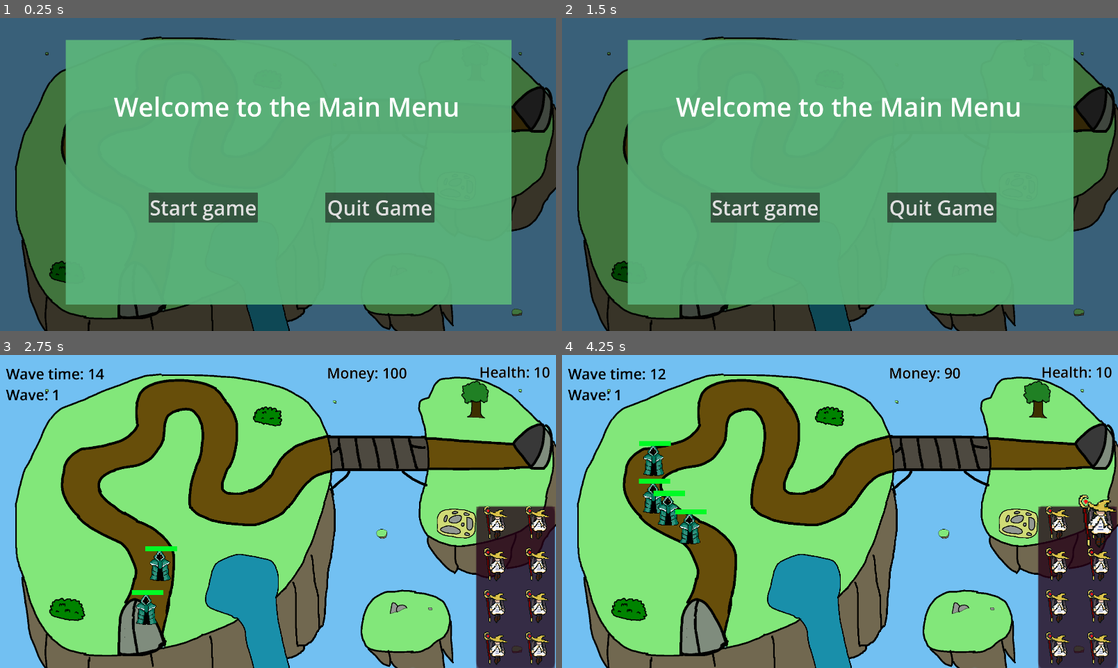
Above: before the commit, frames 1-4 (two rows, left to right).
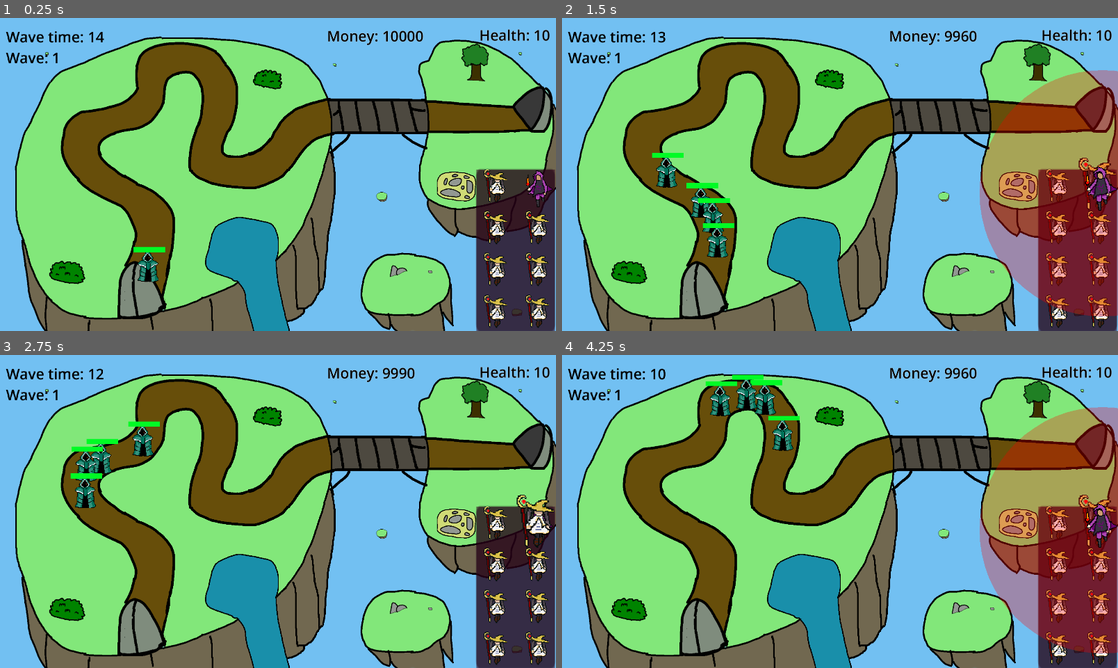
Above: after the commit, the same moments.

Repository: EricFergs/Frieren-tower-defense
Game: Godot game, scene res://main.tscn
Two runs of this game, one before a commit and one after it. Both use one fixed random seed, a clock stepped at 60 frames per second and the inputs below. Before the commit the project starts from res://MainMenu.tscn.
Inputs (mouse positions are in pixels of both pictures, inside the frame that each line leads up to):
- Up to frame 1 (0.25 s): no input
- Up to frame 2 (1.5 s): click (1062, 187) at 0.52 s; click (1101, 187) at 1.27 s
- Up to frame 3 (2.75 s): click (205, 545) at 2 s, where only the run before the commit has a clickable "Start game"
- Up to frame 4 (4.25 s): click (1062, 524) at 2.75 s; click (1101, 524) at 3.52 s

The runs differ from the first frame. In frame 1, 98% of the frame differs, in the area x 0-100%, y 0-100%; in frame 2, 99%; in frame 3, 2.8%; in frame 4, 19%.

Commit message:
Added the new purple mage tower
The purple mage towers shoots fireballs which will deal AOE damage to the enemies caught in the explosion.

Diff:
--- a/Enemies/enemy1.tscn
+++ b/Enemies/enemy1.tscn
@@ -2,7 +2,6 @@
 
 [ext_resource type="Texture2D" uid="uid://4sbys2c8oxa" path="res://Enemies/dark magetrans.png" id="1_67jt6"]
 [ext_resource type="Script" path="res://Enemies/enemy_1.gd" id="1_swflq"]
-
 
 [sub_resource type="RectangleShape2D" id="RectangleShape2D_x15hf"]
 size = Vector2(73, 106)
--- a/Enemies/enemy_1.gd
+++ b/Enemies/enemy_1.gd
@@ -10,6 +10,6 @@
 # Called every frame. 'delta' is the elapsed time since the previous frame.
 func _process(delta: float) -> void:
 	$ProgressBar.value = health
-	if health == 0:
+	if health <= 0:
 		Global.money += 10
-		self.queue_free()
+		get_parent().get_parent().queue_free()
--- a/UI/control.gd
+++ b/UI/control.gd
@@ -5,9 +5,10 @@
 @onready var tower_scene: PackedScene = preload("res://Towers/tower1.tscn")  # Replace with your actual tower scene path
 var placing = false
 var tower_instance: Node2D = null
-
+const PURPLEMAGE = preload("res://purplemage.tscn")
 @onready var money: Label = $"../Money"
 var placeable = false
+var current_cost = 10
 # Called when the node enters the scene tree for the first time.
 func _ready() -> void:
 	pass # Replace with function body.
@@ -33,6 +34,7 @@
 func _on_texture_button_pressed() -> void:
 	if Global.money >= 10:
 		Global.money -= 10
+		current_cost = 10
 		if not placing:  # Start placing the tower
 			tower_instance = tower_scene.instantiate()  # Create an instance of the tower
 			placing = true  # Set placing to true
@@ -52,4 +54,17 @@
 				tower_instance.queue_free()
 				placing = false
 				tower_instance = null  # Clear the reference to the tower instance
-				Global.money += 10
+				Global.money += current_cost
+
+
+
+func _on_purplemage_pressed() -> void:
+	if Global.money >= 30:
+		Global.money -= 30
+		current_cost = 30
+		if not placing:  # Start placing the tower
+			tower_instance = PURPLEMAGE.instantiate()  # Create an instance of the tower
+			placing = true  # Set placing to true
+			placeable = true
+			get_tree().current_scene.add_child(tower_instance) # Add the tower instance to the scene
+		# The tower follows the mouse in _process()
--- a/UI/global.gd
+++ b/UI/global.gd
@@ -1,3 +1,3 @@
 extends Node
 
-var money = 100
+var money = 10000
--- a/UI/waveStruct.json
+++ b/UI/waveStruct.json
@@ -21,7 +21,36 @@
 		{ "type": "fireman", "spawn_time": 7.5, "count" : 1},
 		{ "type": "fireman", "spawn_time": 5, "count" : 1}
 	  ]
+	},
+	{
+	  "wave_number": 3,
+	  "duration": 30,
+	  "enemies": [
+		{ "type": "fireman", "spawn_time": 30, "count" : 1},
+		{ "type": "fireman", "spawn_time": 29, "count" : 1},
+		{ "type": "fireman", "spawn_time": 28, "count" : 1},
+		{ "type": "fireman", "spawn_time": 27, "count" : 1},
+		{ "type": "fireman", "spawn_time": 26, "count" : 1},
+		{ "type": "fireman", "spawn_time": 25, "count" : 1},
+		{ "type": "fireman", "spawn_time": 24, "count" : 1},
+		{ "type": "fireman", "spawn_time": 23, "count" : 1},
+		{ "type": "fireman", "spawn_time": 22, "count" : 1},
+		{ "type": "fireman", "spawn_time": 21, "count" : 1},
+		{ "type": "fireman", "spawn_time": 20, "count" : 1},
+		{ "type": "fireman", "spawn_time": 19, "count" : 1},
+		{ "type": "fireman", "spawn_time": 15, "count" : 1},
+		{ "type": "fireman", "spawn_time": 14.5, "count" : 1},
+		{ "type": "fireman", "spawn_time": 14.3, "count" : 1},
+		{ "type": "fireman", "spawn_time": 14, "count" : 1},
+		{ "type": "fireman", "spawn_time": 8, "count" : 1},
+		{ "type": "fireman", "spawn_time": 7.5, "count" : 1},
+		{ "type": "fireman", "spawn_time": 5, "count" : 1},
+		{ "type": "fireman", "spawn_time": 8, "count" : 1},
+		{ "type": "fireman", "spawn_time": 7.5, "count" : 1},
+		{ "type": "fireman", "spawn_time": 5, "count" : 1}
+	  ]
 	}
+
   ],
-  "wave_count" : 2
+  "wave_count" : 3
 }
--- /dev/null
+++ b/fireball.gd
@@ -0,0 +1,60 @@
+extends Node2D
+
+var speed = 500
+var attack_enemy = false
+var enemy = null
+var attackonce = false
+var explode_once = false
+# Called when the node enters the scene tree for the first time.
+func _ready() -> void:
+	$Area2D.monitoring = false
+
+
+# Called every frame. 'delta' is the elapsed time since the previous frame.
+func _process(delta: float) -> void:
+	if attack_enemy and is_instance_valid(enemy):
+		var enemy_pos = enemy.global_position
+		var direction = (enemy_pos - global_position).normalized()
+		position += direction * speed * delta
+	elif attack_enemy:
+		_explode()
+		attack_enemy = false
+
+
+
+func attack_start(enemy_ref):
+	$lifetime.start()
+	enemy = enemy_ref
+	$Area2D.monitoring = true
+	attack_enemy = true
+
+
+
+func _explode():
+	if not explode_once:
+		$CPUParticles2D.emitting = true
+		$Sprite2D.visible = false
+		$deletion.start()
+		explode_once = true
+
+
+func _on_area_2d_body_entered(body: Node2D) -> void:
+	if not attackonce:
+		attackonce = true
+		_explode()
+		attack_enemy = false
+		var enemies = $"Explosion radius".get_overlapping_bodies()
+		for e in enemies:
+			e.health -= 2
+
+
+
+
+
+
+func _on_deletion_timeout() -> void:
+	queue_free()
+
+
+func _on_lifetime_timeout() -> void:
+	_explode()
--- /dev/null
+++ b/fireball.tscn
@@ -0,0 +1,61 @@
+[gd_scene load_steps=7 format=3 uid="uid://70ff173dpyfe"]
+
+[ext_resource type="Script" path="res://fireball.gd" id="1_da7e0"]
+[ext_resource type="Texture2D" uid="uid://dq03bjbe10bc3" path="res://Towers/glowing_circle.png" id="1_hcbwr"]
+
+[sub_resource type="Curve" id="Curve_q8tlr"]
+_data = [Vector2(0, 1), 0.0, 0.0, 0, 0, Vector2(1, 0.186813), 0.0, 0.0, 0, 0]
+point_count = 2
+
+[sub_resource type="Gradient" id="Gradient_kmr8e"]
+colors = PackedColorArray(1, 0.843362, 0.788262, 1, 0.835718, 3.22476e-06, 7.70092e-07, 1)
+
+[sub_resource type="CircleShape2D" id="CircleShape2D_x4gyt"]
+radius = 17.0294
+
+[sub_resource type="CircleShape2D" id="CircleShape2D_e3xjc"]
+radius = 135.004
+
+[node name="Fireball" type="Node2D"]
+script = ExtResource("1_da7e0")
+
+[node name="Sprite2D" type="Sprite2D" parent="."]
+self_modulate = Color(100.714, 0.435294, 0, 1)
+texture = ExtResource("1_hcbwr")
+
+[node name="CPUParticles2D" type="CPUParticles2D" parent="."]
+emitting = false
+amount = 90
+lifetime = 0.6
+one_shot = true
+explosiveness = 1.0
+spread = 180.0
+gravity = Vector2(0, 0)
+initial_velocity_min = 111.11
+initial_velocity_max = 323.23
+scale_amount_min = 5.0
+scale_amount_max = 20.0
+scale_amount_curve = SubResource("Curve_q8tlr")
+color = Color(1, 0, 0, 1)
+color_initial_ramp = SubResource("Gradient_kmr8e")
+
+[node name="Area2D" type="Area2D" parent="."]
+
+[node name="CollisionShape2D" type="CollisionShape2D" parent="Area2D"]
+position = Vector2(1, 1)
+shape = SubResource("CircleShape2D_x4gyt")
+
+[node name="deletion" type="Timer" parent="."]
+wait_time = 0.8
+one_shot = true
+
+[node name="Explosion radius" type="Area2D" parent="."]
+
+[node name="CollisionShape2D" type="CollisionShape2D" parent="Explosion radius"]
+shape = SubResource("CircleShape2D_e3xjc")
+
+[node name="lifetime" type="Timer" parent="."]
+
+[connection signal="body_entered" from="Area2D" to="." method="_on_area_2d_body_entered"]
+[connection signal="timeout" from="deletion" to="." method="_on_deletion_timeout"]
+[connection signal="timeout" from="lifetime" to="." method="_on_lifetime_timeout"]
--- a/main.tscn
+++ b/main.tscn
@@ -1,7 +1,8 @@
-[gd_scene load_steps=90 format=3 uid="uid://dhu8n5urx3mmh"]
+[gd_scene load_steps=91 format=3 uid="uid://dhu8n5urx3mmh"]
 
 [ext_resource type="Texture2D" uid="uid://bkrhogro780mb" path="res://UI/finishedmap.png" id="3_chf5s"]
 [ext_resource type="Texture2D" uid="uid://cks3toutnb4y6" path="res://Towers/finalfrieren.png" id="4_5wy6q"]
+[ext_resource type="Texture2D" uid="uid://civd1qo2qpnvk" path="res://Towers/purplemage.png" id="5_iblti"]
 [ext_resource type="Script" path="res://UI/waves.gd" id="6_kr3ql"]
 [ext_resource type="Script" path="res://UI/control.gd" id="8_2im18"]
 [ext_resource type="Script" path="res://UI/money.gd" id="8_nwk10"]
@@ -1138,14 +1139,14 @@
 offset_bottom = 164.0
 columns = 2
 
-[node name="TextureButton" type="TextureButton" parent="Control/GridContainer"]
+[node name="Frieren" type="TextureButton" parent="Control/GridContainer"]
 layout_mode = 2
 texture_normal = ExtResource("4_5wy6q")
 ignore_texture_size = true
 
-[node name="TextureButton2" type="TextureButton" parent="Control/GridContainer"]
+[node name="Purplemage" type="TextureButton" parent="Control/GridContainer"]
 layout_mode = 2
-texture_normal = ExtResource("4_5wy6q")
+texture_normal = ExtResource("5_iblti")
 
 [node name="TextureButton3" type="TextureButton" parent="Control/GridContainer"]
 layout_mode = 2
@@ -1213,6 +1214,7 @@
 [node name="CharacterBody2D" type="CharacterBody2D" parent="."]
 
 [connection signal="timeout" from="Waves/Timer" to="Waves" method="_on_timer_timeout"]
-[connection signal="pressed" from="Control/GridContainer/TextureButton" to="Control" method="_on_texture_button_pressed"]
+[connection signal="pressed" from="Control/GridContainer/Frieren" to="Control" method="_on_texture_button_pressed"]
+[connection signal="pressed" from="Control/GridContainer/Purplemage" to="Control" method="_on_purplemage_pressed"]
 [connection signal="body_entered" from="TowerAreas" to="Control" method="_on_tower_areas_body_entered"]
 [connection signal="body_exited" from="TowerAreas" to="Control" method="_on_tower_areas_body_exited"]
--- a/project.godot
+++ b/project.godot
@@ -11,7 +11,7 @@
 [application]
 
 config/name="Frieren tower defense"
-run/main_scene="res://MainMenu.tscn"
+run/main_scene="res://main.tscn"
 config/features=PackedStringArray("4.3", "Mobile")
 
 [autoload]
--- /dev/null
+++ b/purplemage.gd
@@ -0,0 +1,67 @@
+extends Node2D
+
+
+
+var enemies_in_range = []
+@onready var character_body_2d: CharacterBody2D = get_node("/root/Node/CharacterBody2D")
+@onready var timer: Timer = $Timer
+@onready var area_2d: Area2D = $Area2D
+
+var damage = 5
+
+var selected = false
+var placed = false
+# Called when the node enters the scene tree for the first time.
+func _ready() -> void:
+	pass
+
+
+# Called every frame. 'delta' is the elapsed time since the previous frame.
+func _process(delta: float) -> void:
+	pass
+
+func is_placed() -> void:
+	$Range.visible = false
+	$Area2D/CollisionShape2D.hide()
+	timer.start()
+
+
+
+
+
+func attackEnemy():
+	var firstEnemy = null
+	var maxProgress = -INF
+
+	for body in area_2d.get_overlapping_bodies():
+		if body.is_in_group("Enemy"):
+			var distance = body.get_parent().progress_ratio
+			if distance > maxProgress:
+				firstEnemy = body
+				maxProgress = distance
+
+	if firstEnemy:
+		var new_fireball = $Fireball.duplicate()
+		new_fireball.position = $Fireball.global_position
+		get_parent().add_child(new_fireball)
+		new_fireball.visible = true
+		print(new_fireball.position,new_fireball.visible)
+		new_fireball.attack_start(firstEnemy)
+
+
+
+
+
+func make_red():
+	$Area2D/CollisionShape2D.make_red()
+	#$Range.modulate = Color(255,0,0,0.3)
+
+func make_blue():
+	$Area2D/CollisionShape2D.make_blue()
+	#$Range.modulate = Color(0.18,0.77,0.85,0.431)
+
+
+
+
+func _on_timer_timeout() -> void:
+	attackEnemy()
--- /dev/null
+++ b/purplemage.tscn
@@ -0,0 +1,66 @@
+[gd_scene load_steps=8 format=3 uid="uid://d03bclrclxlyy"]
+
+[ext_resource type="Script" path="res://purplemage.gd" id="1_rs8cw"]
+[ext_resource type="Texture2D" uid="uid://civd1qo2qpnvk" path="res://Towers/purplemage.png" id="2_nuqbg"]
+[ext_resource type="Script" path="res://Towers/collision_shape_2d.gd" id="2_x6po7"]
+[ext_resource type="PackedScene" uid="uid://70ff173dpyfe" path="res://fireball.tscn" id="4_obvsk"]
+
+[sub_resource type="StyleBoxFlat" id="StyleBoxFlat_lsv68"]
+bg_color = Color(0.0448608, 0.957031, 0.935652, 1)
+corner_radius_top_left = 400
+corner_radius_top_right = 400
+corner_radius_bottom_right = 400
+corner_radius_bottom_left = 400
+
+[sub_resource type="CircleShape2D" id="CircleShape2D_gses8"]
+radius = 250.0
+
+[sub_resource type="CircleShape2D" id="CircleShape2D_5lsk1"]
+radius = 42.357
+
+[node name="Node2D" type="Node2D"]
+scale = Vector2(1.7, 1.7)
+script = ExtResource("1_rs8cw")
+metadata/_edit_group_ = true
+
+[node name="Range" type="Panel" parent="."]
+visible = false
+modulate = Color(0.179626, 0.769925, 0.851563, 0.431373)
+texture_filter = 1
+offset_left = -296.471
+offset_top = -291.765
+offset_right = -256.471
+offset_bottom = -251.765
+scale = Vector2(15.0104, 15.0104)
+theme_override_styles/panel = SubResource("StyleBoxFlat_lsv68")
+
+[node name="Area2D" type="Area2D" parent="."]
+
+[node name="CollisionShape2D" type="CollisionShape2D" parent="Area2D"]
+position = Vector2(2, 10)
+shape = SubResource("CircleShape2D_gses8")
+script = ExtResource("2_x6po7")
+
+[node name="Timer" type="Timer" parent="."]
+wait_time = 2.0
+
+[node name="Sprite2D" type="Sprite2D" parent="."]
+texture_filter = 1
+scale = Vector2(1.5, 1.5)
+texture = ExtResource("2_nuqbg")
+region_rect = Rect2(9, 0, 77, 48)
+
+[node name="CharacterBody2D" type="CharacterBody2D" parent="."]
+collision_layer = 2
+
+[node name="CollisionShape2D" type="CollisionShape2D" parent="CharacterBody2D"]
+position = Vector2(-0.588235, -2.35294)
+scale = Vector2(0.583994, 1.04706)
+shape = SubResource("CircleShape2D_5lsk1")
+
+[node name="Fireball" parent="." instance=ExtResource("4_obvsk")]
+visible = false
+position = Vector2(-28.8235, -11.7647)
+scale = Vector2(1.70588, 1.70588)
+
+[connection signal="timeout" from="Timer" to="." method="_on_timer_timeout"]
Binary file added: Towers/purplemage.png
Not shown, added: Towers/purplemage.png.import
